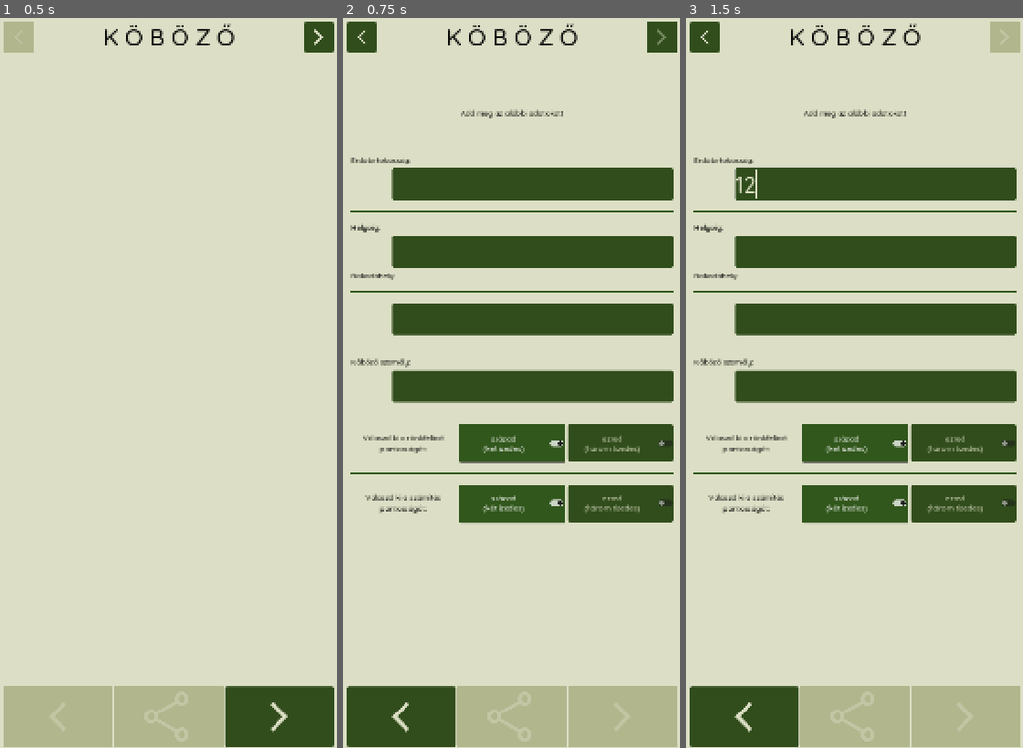
Above: before the commit, frames 1-3 (left to right).
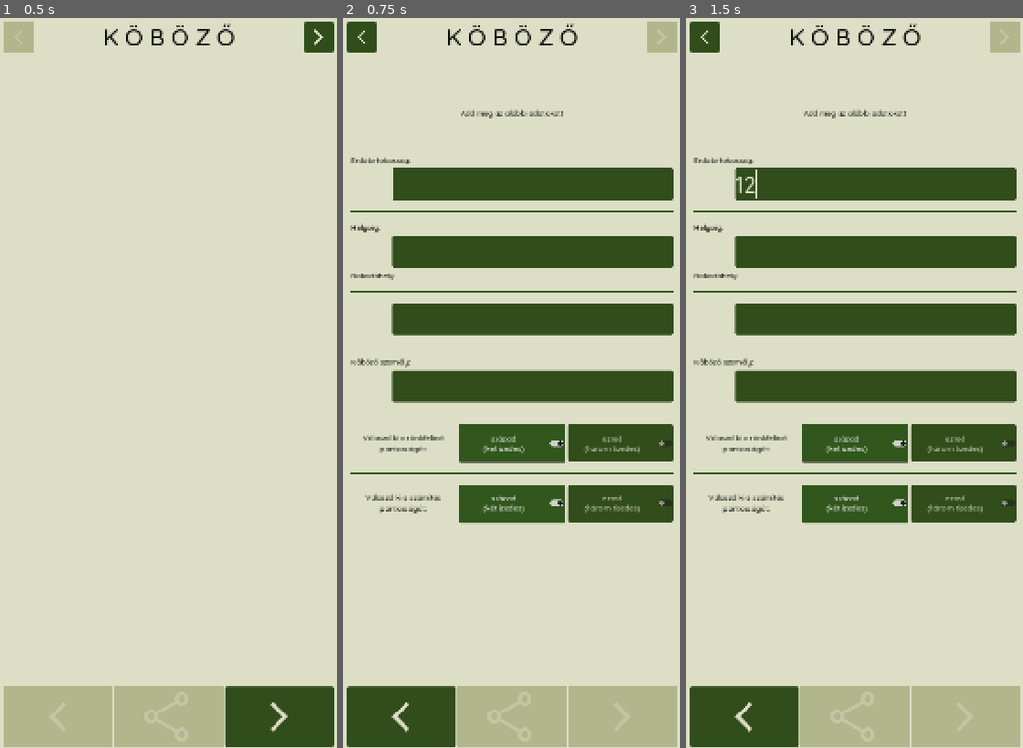
Above: after the commit, the same moments.

Repository: rolika/kob_g
Game: Godot game, scene res://main.tscn
Two runs of this game, one before a commit and one after it. Both use one fixed random seed, a clock stepped at 60 frames per second and the inputs below.
Inputs (mouse positions are in pixels of both pictures, inside the frame that each line leads up to):
- Up to frame 1 (0.5 s): no input
- Up to frame 2 (0.75 s): click (659, 39) at 0.52 s
- Up to frame 3 (1.5 s): click (874, 185) at 1.27 s; type "12" at 1.35 s

Frame 1 is identical in both runs. In frame 2, 0.4% of the frame differs, in the area x 14-100%, y 0-25%; in frame 3, nothing differs.

Commit message:
remove old submit reference

Diff:
--- a/scripts/session.gd
+++ b/scripts/session.gd
@@ -5,6 +5,7 @@
 func _ready() -> void:
     $VBoxContainer/PrecisionLabeling.init(PrecisionHBox.LABELING)
     $VBoxContainer/PrecisionCalculation.init(PrecisionHBox.CALCULATION)
+    $VBoxContainer/CompanyLineEdit.call_deferred("grab_focus")
 
 func _on_company_line_edit_text_changed(new_text: String) -> void:
     CurrentPile.company = new_text
@@ -39,7 +40,6 @@
 
 func _on_person_line_edit_text_submitted(new_text: String) -> void:
     CurrentPile.person = new_text
-    $SubmitButton.call_deferred("grab_focus")
 
 func set_session() -> void:
     $VBoxContainer/CompanyLineEdit.clear()
Not shown, changed: export_presets.cfg
